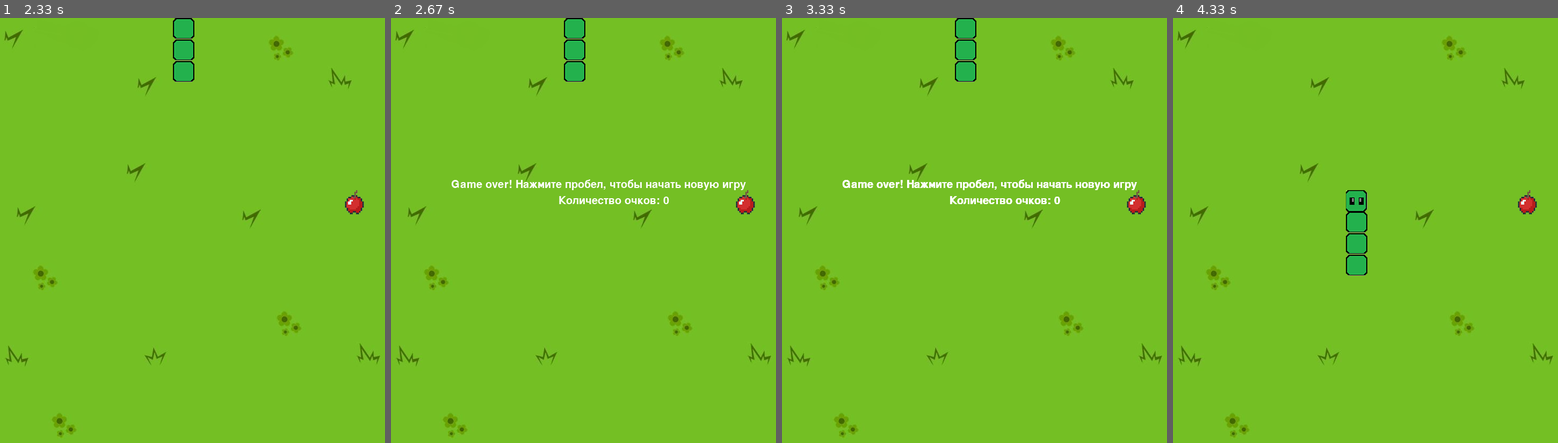
Above: before the commit, frames 1-4 (left to right).
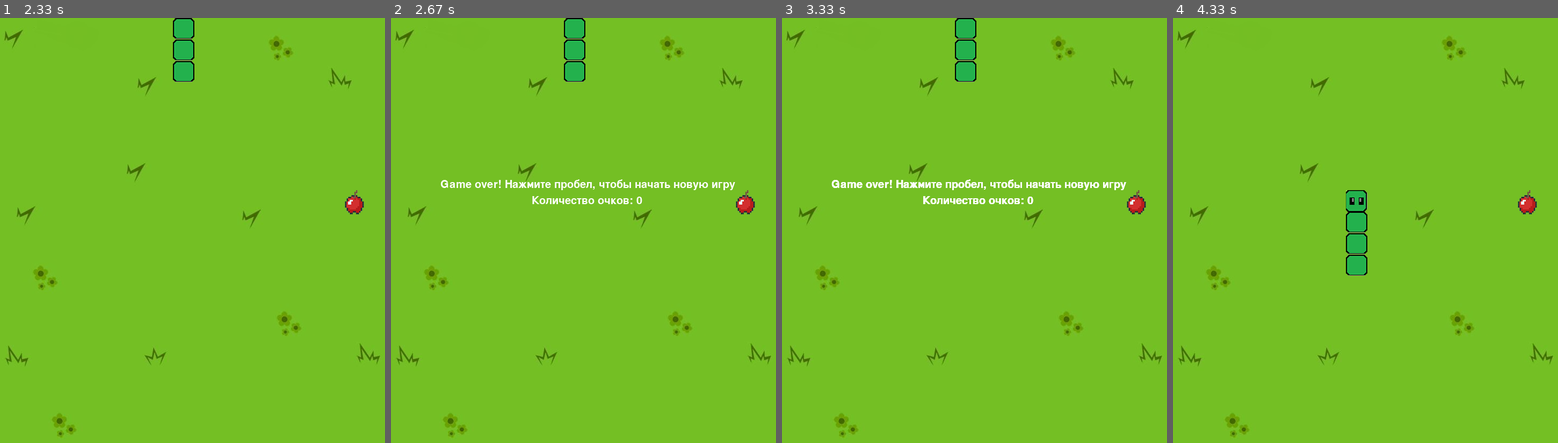
Above: after the commit, the same moments.

Repository: Dmitry654/Pygame
Game: pygame game, started from Snake.py
The game is run twice, just before and just after one commit, with the same random seed, the same clock (stepped at 60 frames per second) and the same inputs.
Inputs:
- Up to frame 1 (2.33 s): tap Space at 0.33 s
- Up to frame 2 (2.67 s): no input
- Up to frame 3 (3.33 s): no input
- Up to frame 4 (4.33 s): tap Space at 3.9 s

Frame 1 is identical in both runs. In frame 2, 1.2% of the frame differs, in the area x 12-93%, y 37-44%; in frame 3, 1.1%; in frame 4, nothing differs.

Commit message:
Окончание 2.0

Diff:
--- a/Snake.py
+++ b/Snake.py
@@ -1,6 +1,6 @@
 import sys
 import pygame, random
-from pygame.locals import *
+from pygame.locals import *  # системный модуль, будет использоваться для выхода из программы
 
 STARTING_FPS = 4
 FPS_INCREMENT_FREQUENCY = 80
@@ -182,8 +182,8 @@
             else:
                 sprite.image = pygame.image.load('zmeika2.png')  # загрузить в спрайт изображение сегмента тела
             sprite.rect = sprite.image.get_rect()
-            sprite.rect.x = blockWidth * (px - 1)
-            sprite.rect.y = blockHeight * (py - 1)
+            sprite.rect.x = int(blockWidth * (px - 1))
+            sprite.rect.y = int((blockHeight) * (py - 1))
             sprite.image.set_colorkey((255, 255, 255))
             all_sprites.draw(self.screen)
         pygame.display.flip()
@@ -204,8 +204,8 @@
 
     def drawDeath(self):
         self.screen.blit(self.font.render("Game over! Нажмите пробел, чтобы начать новую игру", 1, (255, 255, 255)),
-                         (150, 300))
-        self.screen.blit(self.font.render("Количество очков: %d" % self.score, 1, (255, 255, 255)), (350, 330))
+                         (130, 300))
+        self.screen.blit(self.font.render("Количество очков: %d" % self.score, 1, (255, 255, 255)), (300, 330))
         pygame.display.flip()
 
     def run(self, events):
Not shown, added: видео игры в змейку.mp4
Not shown, added: пояснительная записка.docx
Not shown, added: призентация.pptx
